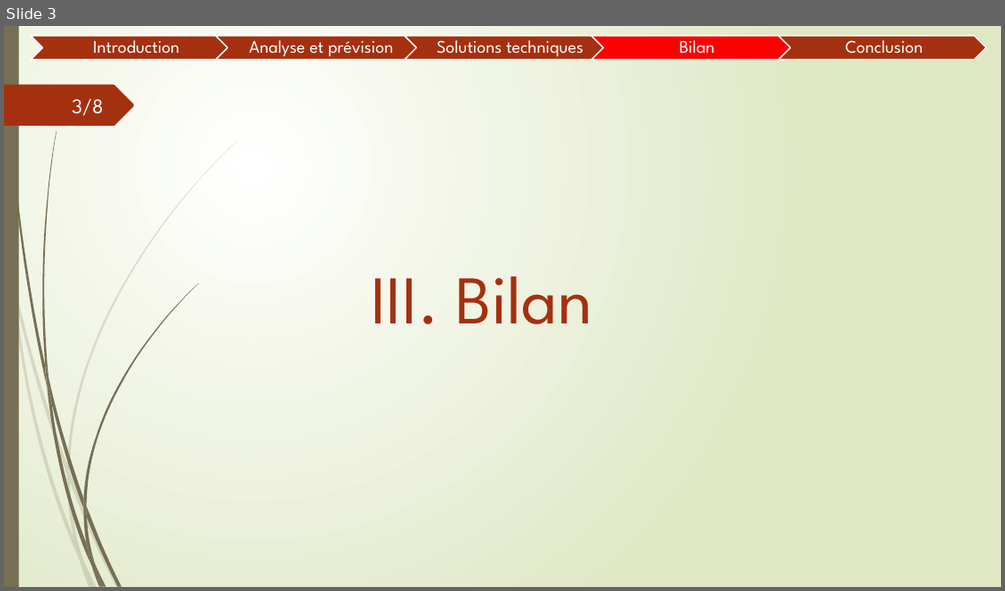
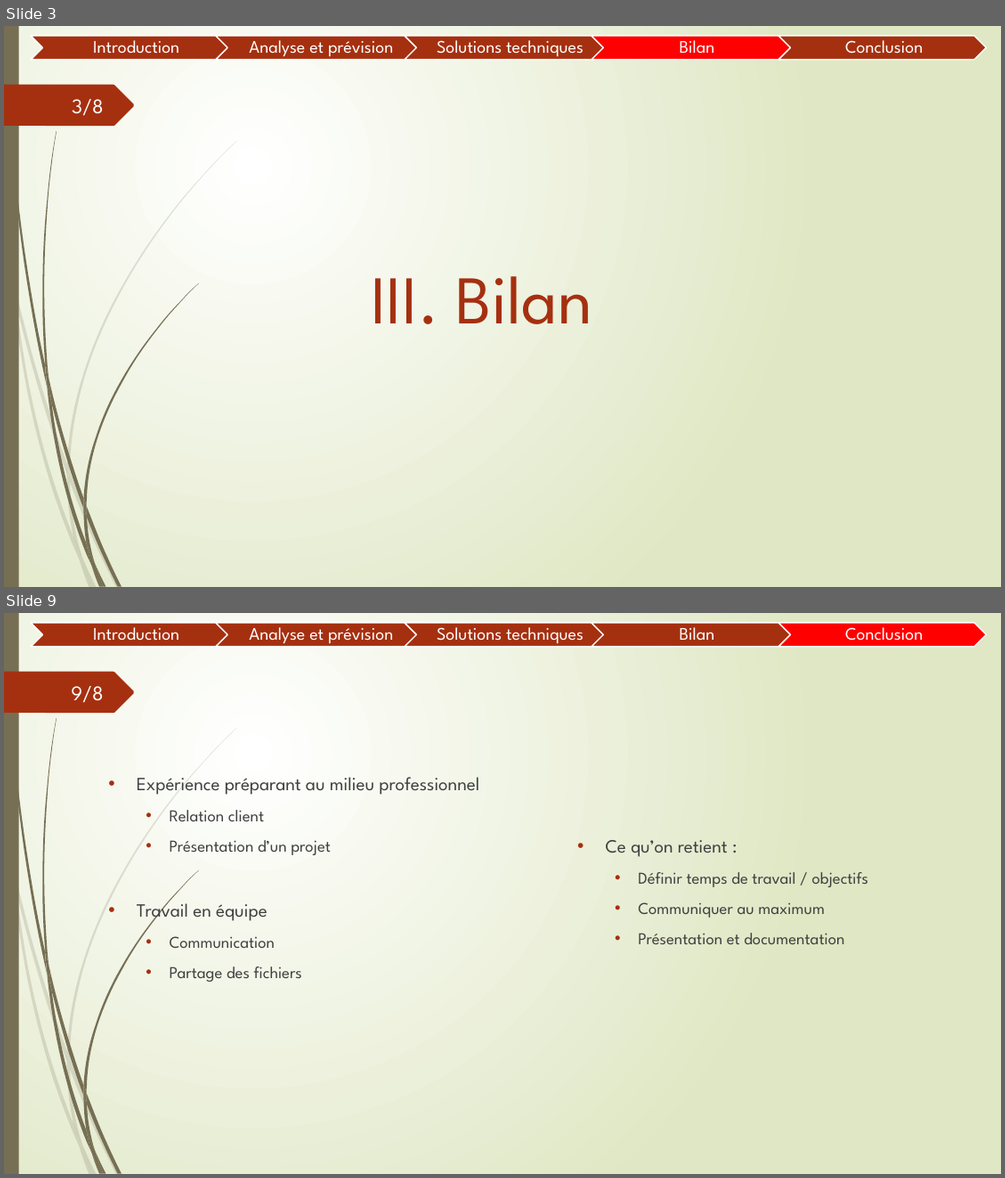
Before and after one commit to Guyoms/PTUT2016, a slide deck: IHearISay/I_HEAR_I_SAY_Bilan.pptx. Shown one above the other, each under a label of ours: slide 3 before the commit, slides 3 and 9 after it; the slides between them are not shown. The pictures are 1005x591 and 1005x1178 pixels, drawn with LibreOffice and Linux fonts; fonts in the diff are those of the drawing. Boxes give left, top, right and bottom in pixels: in the first picture for what was removed or moved away, otherwise in the second. Text is boxed around its words. In the diff, an @@ line names an element or a change of style, - is before the commit and + after.

```diff
--- a/IHearISay/I_HEAR_I_SAY_Bilan.pptx
+++ b/IHearISay/I_HEAR_I_SAY_Bilan.pptx
@@ slide 9 added at bbox=[4, 613, 1001, 1174], background gradient #FFFFFF to #DFE8C4; not listed: 24 template elements that a slide beside it also shows @@
@@ group added at bbox=[31, 623, 987, 647]: 5 chevrons, 5 texts @@
+Introduction
+Analyse et prévision
+Solutions techniques
+Bilan
+Conclusion
@@ page number added at bbox=[71, 686, 104, 703], 20 pt, text #FEFFFF @@
+9/8
@@ text added at bbox=[137, 777, 479, 981], 16 pt, text #404040 @@
+• Expérience préparant au milieu professionnel
+  • Relation client
+  • Présentation d’un projet
+• Travail en équipe
+  • Communication
+  • Partage des fichiers
@@ text added at bbox=[606, 840, 869, 944], 16 pt, text #404040 @@
+• Ce qu’on retient :
+  • Définir temps de travail / objectifs
+  • Communiquer au maximum
+  • Présentation et documentation
```
Also in this commit, not shown: 5 slides changed, 3 other files.
